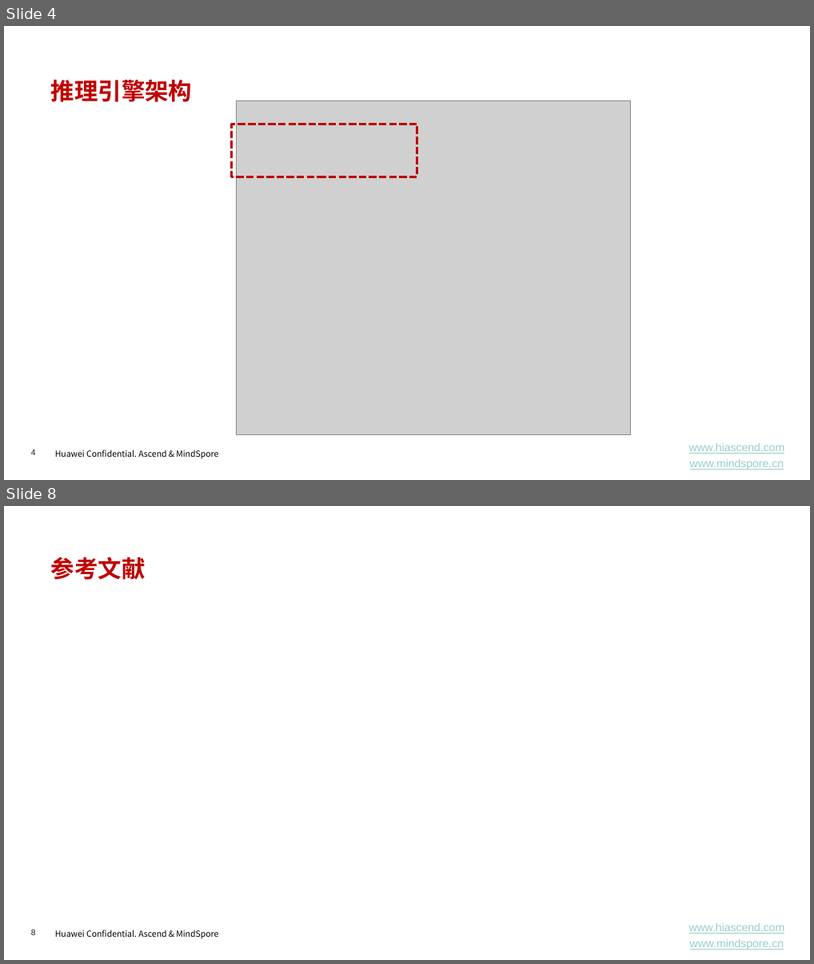
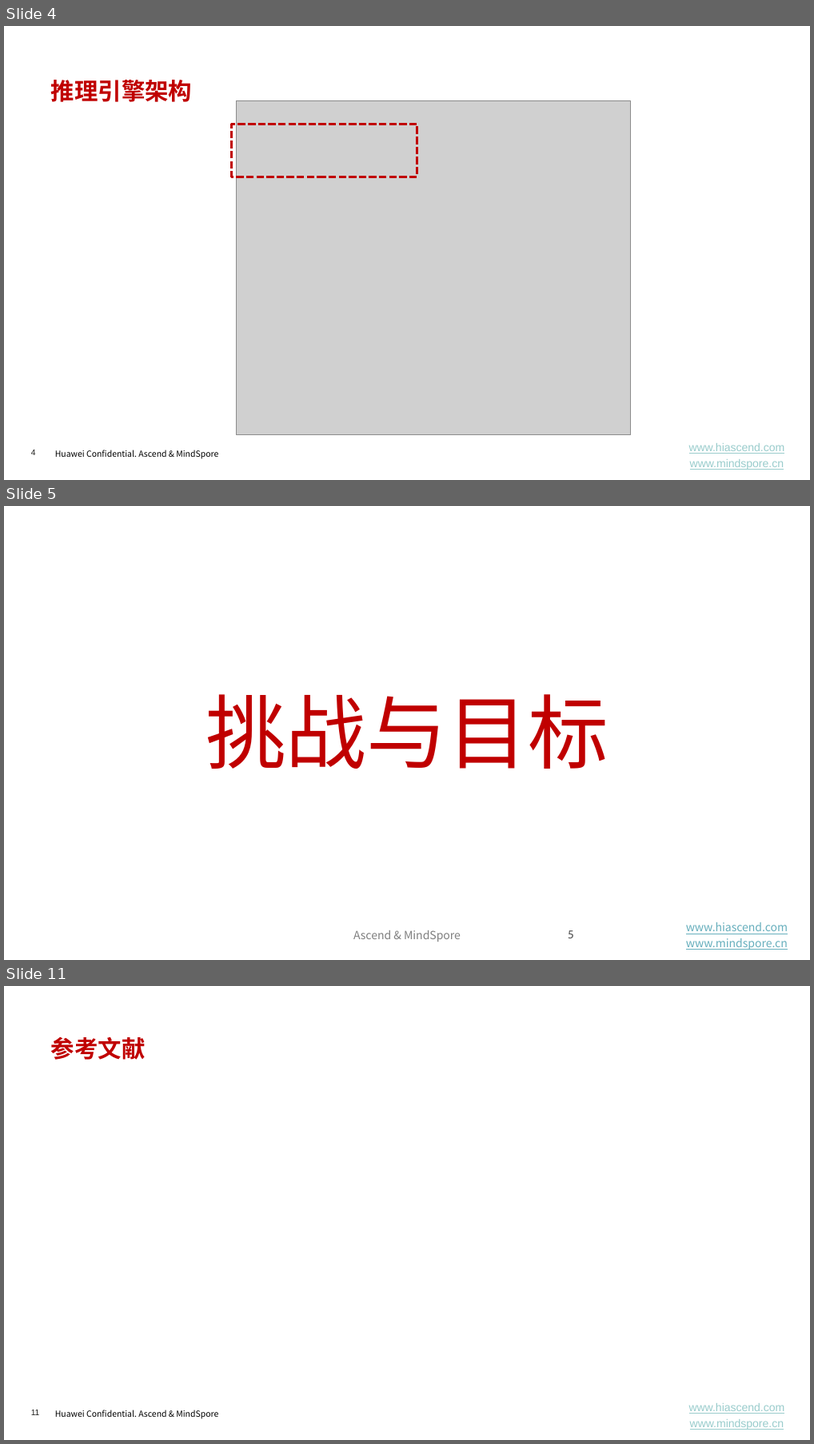
Before and after one commit to chenzomi12/AISystem, a slide deck: Inference/GraphOpt/01.transfer.pptx. Shown one above the other, each under a label of ours: slides 4 and 8 before the commit, slides 4, 5 and 11 after it; the slides between them are not shown. The pictures are 814x964 and 814x1444 pixels, drawn with LibreOffice and Linux fonts; fonts in the diff are those of the drawing; grey boxes stand for pictures; background and template pictures are left out. Boxes give left, top, right and bottom in pixels: in the first picture for what was removed or moved away, otherwise in the second. Text is boxed around its words. In the diff, an @@ line names an element or a change of style, - is before the commit and + after.

```diff
--- a/Inference/GraphOpt/01.transfer.pptx
+++ b/Inference/GraphOpt/01.transfer.pptx
@@ slide 5 added at <box>4,506,810,960</box>, background #FFFFFF @@
@@ text added at <box>206,694,609,768</box>, 96 pt, text #C00000 @@
+挑战与目标
@@ text added at <box>354,930,461,941</box>, 13.3 pt, text #808080 @@
+Ascend & MindSpore
@@ page number added at <box>568,930,574,938</box>, 13.3 pt, text #595959 @@
+5
@@ text added at <box>686,922,788,949</box>, 13.3 pt, text #67AFBD, underline @@
+www.hiascend.com
+www.mindspore.cn
@@ what was slide 8 is now slide 11 @@
@@ page number at <box>31,1409,40,1415</box>: text changed @@
-8
+11
```
Also in this commit, not shown: 2 slides changed, 3 other slides added, 1 slide removed, 35 other files.
